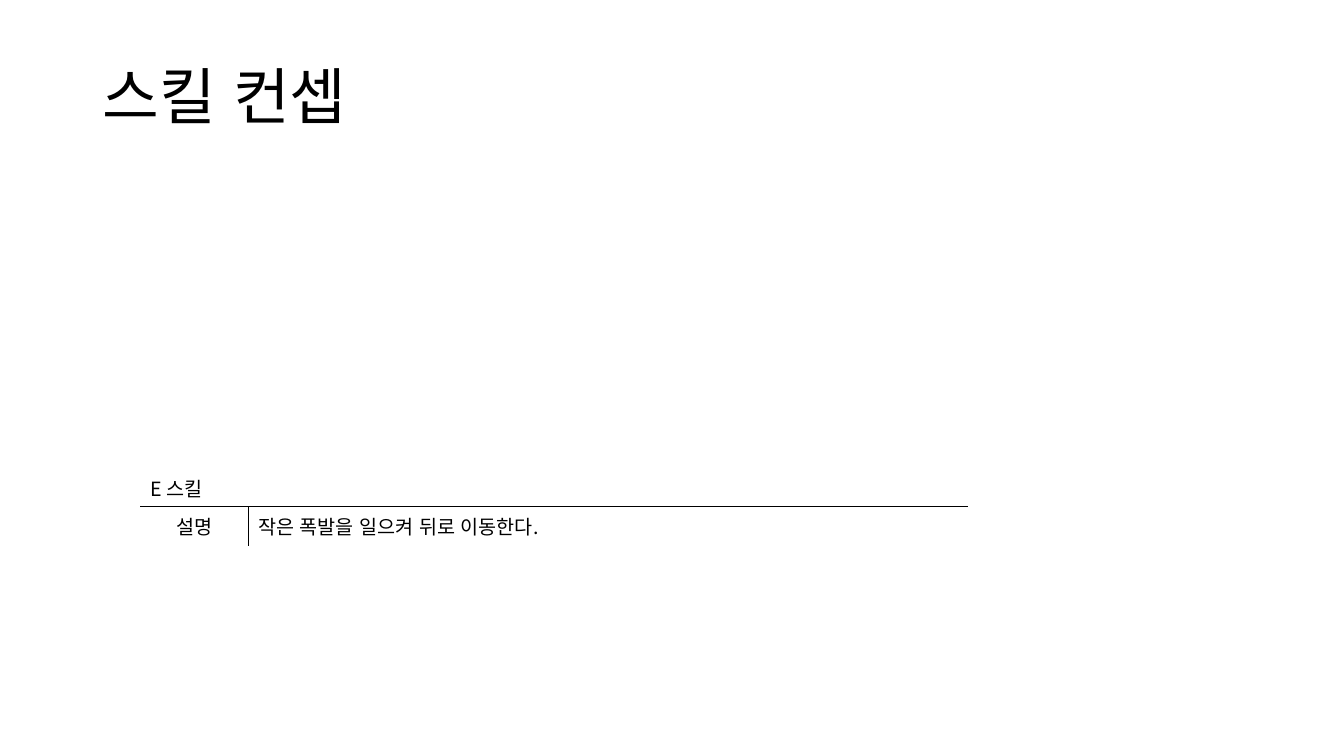
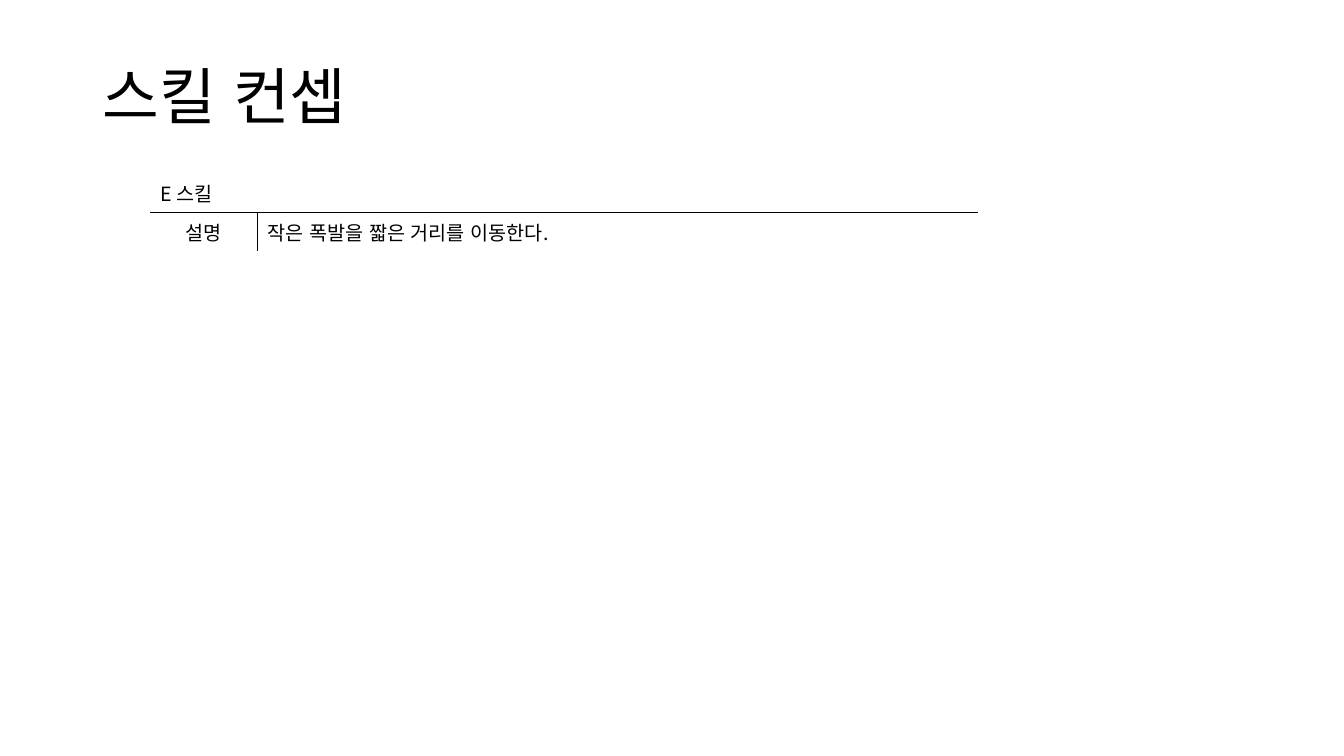
Before and after one commit to yjk0401/unityenginebasic_9th, a slide deck: slide 8 of 기획/이터널 리턴/이터널 리턴 신규 실험체 기획서.pptx. Drawn at 1344x756 pixels with LibreOffice and Linux fonts; fonts in the diff are those of the drawing. Boxes give left, top, right and bottom in pixels: in the first picture for what was removed or moved away, otherwise in the second. Text is boxed around its words. In the diff, an @@ line names an element or a change of style, - is before the commit and + after.

```diff
--- a/기획/이터널 리턴/이터널 리턴 신규 실험체 기획서.pptx
+++ b/기획/이터널 리턴/이터널 리턴 신규 실험체 기획서.pptx
@@ table at box(150, 173, 978, 246) @@
-row 2, column 2: 작은 폭발을 일으켜 뒤로 이동한다.
+row 2, column 2: 작은 폭발을 짧은 거리를 이동한다.
@@ table: place and size @@
-table at box(140, 468, 968, 540)
+table at box(150, 173, 978, 246)
```
Also in this commit, not shown: 2 other slides changed, 1 slide added, 1 slide removed, 2 other files.
